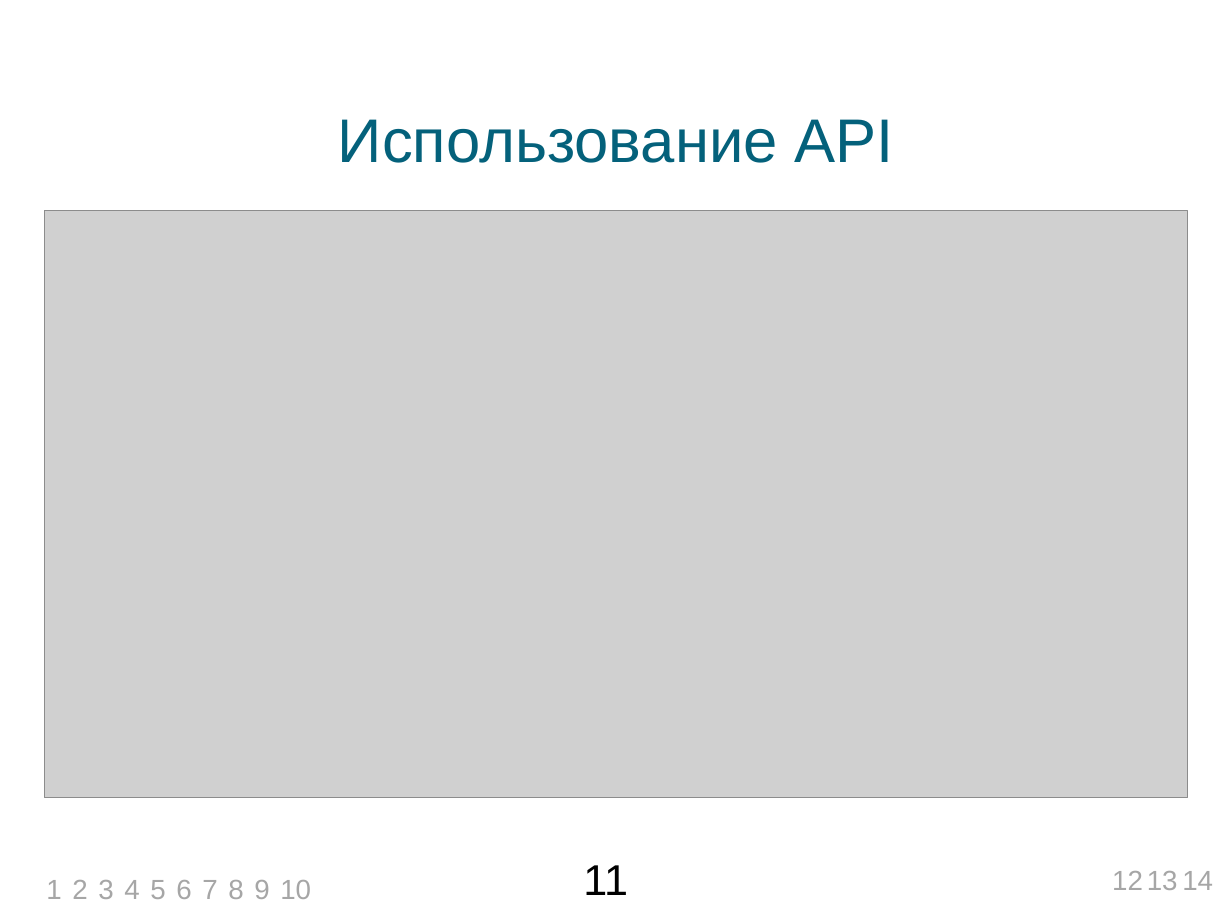
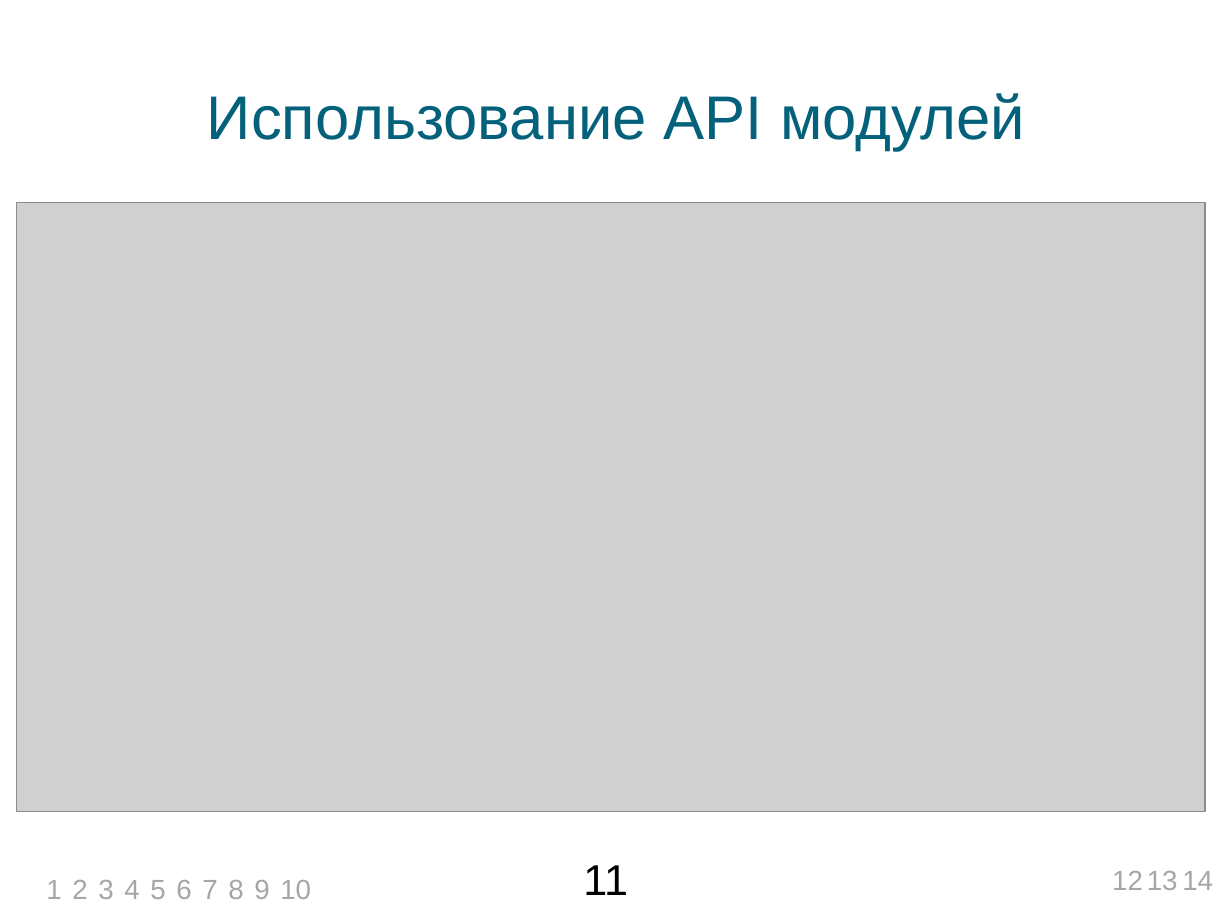
Before and after one commit to bluerain/snoopy, a slide deck: slide 11 of diploma/trunk/ppt/starovoitov.pptx. Drawn at 1232x924 pixels with LibreOffice and Linux fonts; fonts in the diff are those of the drawing; grey boxes stand for pictures; background and template pictures are left out. Boxes give left, top, right and bottom in pixels: in the first picture for what was removed or moved away, otherwise in the second. Text is boxed around its words. In the diff, an @@ line names an element or a change of style, - is before the commit and + after.

```diff
--- a/diploma/trunk/ppt/starovoitov.pptx
+++ b/diploma/trunk/ppt/starovoitov.pptx
@@ text at [207,93,1025,151]: text changed @@
-Использование API
+Использование API модулей
@@ picture: place and size @@
-picture at [44,211,1188,797]
+picture at [17,202,1204,812]
```
Also in this commit, not shown: 5 other slides changed, 9 other files.
